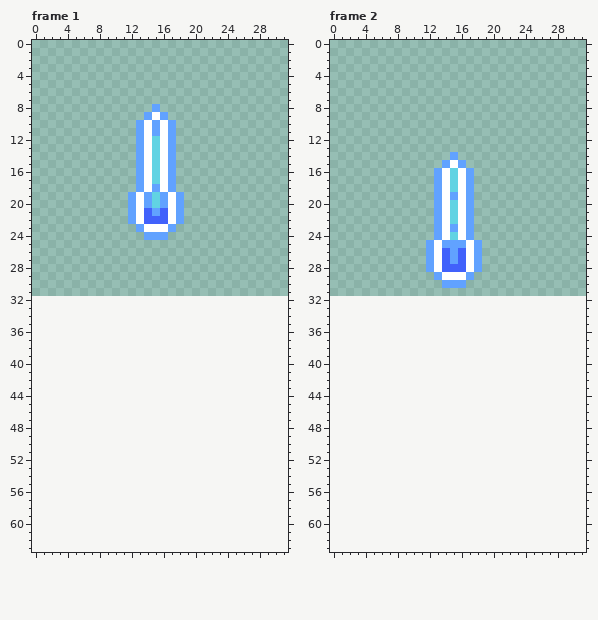
Pixel-art file -- resources/images/animations.ase. Above: the version before the commit.
32x32 pixels, 12 frames. Shown: frame 1, frame 2. The old version is drawn lined up with the new one, on the new canvas. The commit also changed other frames, which this record leaves out.
After the commit:
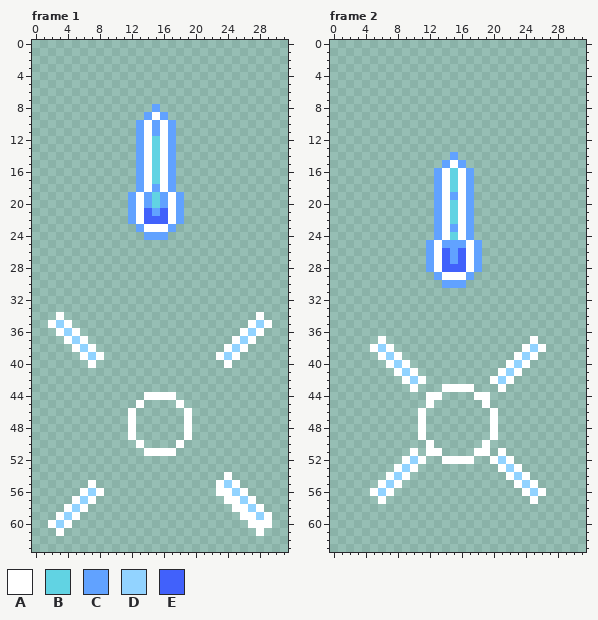
Palette (. is transparent): A #ffffff  B #61d3e3  C #61a2ff  D #92d3ff  E #4161fb
The author wrote: show cast and heal animations
Edits made:
canvas 32x32 -> 32x64
--- frame 1
@@ x 0..31 @@
 33 ................................
-34 ................................
-35 ................................
-36 ................................
-37 ................................
-38 ................................
-39 ................................
-40 ................................
+34 ...A........................A...
+35 ..ADA......................ADA..
+36 ...ADA....................ADA...
+37 ....ADA..................ADA....
+38 .....ADA................ADA.....
+39 ......ADA..............ADA......
+40 .......A................A.......
 41 ................................
@@ x 0..31 @@
 43 ................................
-44 ................................
-45 ................................
-46 ................................
-47 ................................
-48 ................................
-49 ................................
-50 ................................
-51 ................................
+44 ..............AAAA..............
+45 .............A....A.............
+46 ............A......A............
+47 ............A......A............
+48 ............A......A............
+49 ............A......A............
+50 .............A....A.............
+51 ..............AAAA..............
 52 ................................
 53 ................................
-54 ................................
-55 ................................
-56 ................................
-57 ................................
-58 ................................
-59 ................................
-60 ................................
-61 ................................
+54 ........................A.......
+55 .......A...............ADA......
+56 ......ADA..............AADA.....
+57 .....ADA................AADA....
+58 ....ADA..................AADA...
+59 ...ADA....................AADA..
+60 ..ADA......................AAA..
+61 ...A........................A...
 62 ................................
--- frame 2
@@ x 0..31 @@
 36 ................................
-37 ................................
-38 ................................
-39 ................................
-40 ................................
-41 ................................
-42 ................................
-43 ................................
-44 ................................
-45 ................................
-46 ................................
-47 ................................
-48 ................................
-49 ................................
-50 ................................
-51 ................................
-52 ................................
-53 ................................
-54 ................................
-55 ................................
-56 ................................
-57 ................................
+37 ......A..................A......
+38 .....ADA................ADA.....
+39 ......ADA..............ADA......
+40 .......ADA............ADA.......
+41 ........ADA..........ADA........
+42 .........ADA........ADA.........
+43 ..........A...AAAA...A..........
+44 ............AA....AA............
+45 ............A......A............
+46 ...........A........A...........
+47 ...........A........A...........
+48 ...........A........A...........
+49 ...........A........A...........
+50 ............A......A............
+51 ..........A.AA....AA.A..........
+52 .........ADA..AAAA..ADA.........
+53 ........ADA..........ADA........
+54 .......ADA............ADA.......
+55 ......ADA..............ADA......
+56 .....ADA................ADA.....
+57 ......A..................A......
 58 ................................
